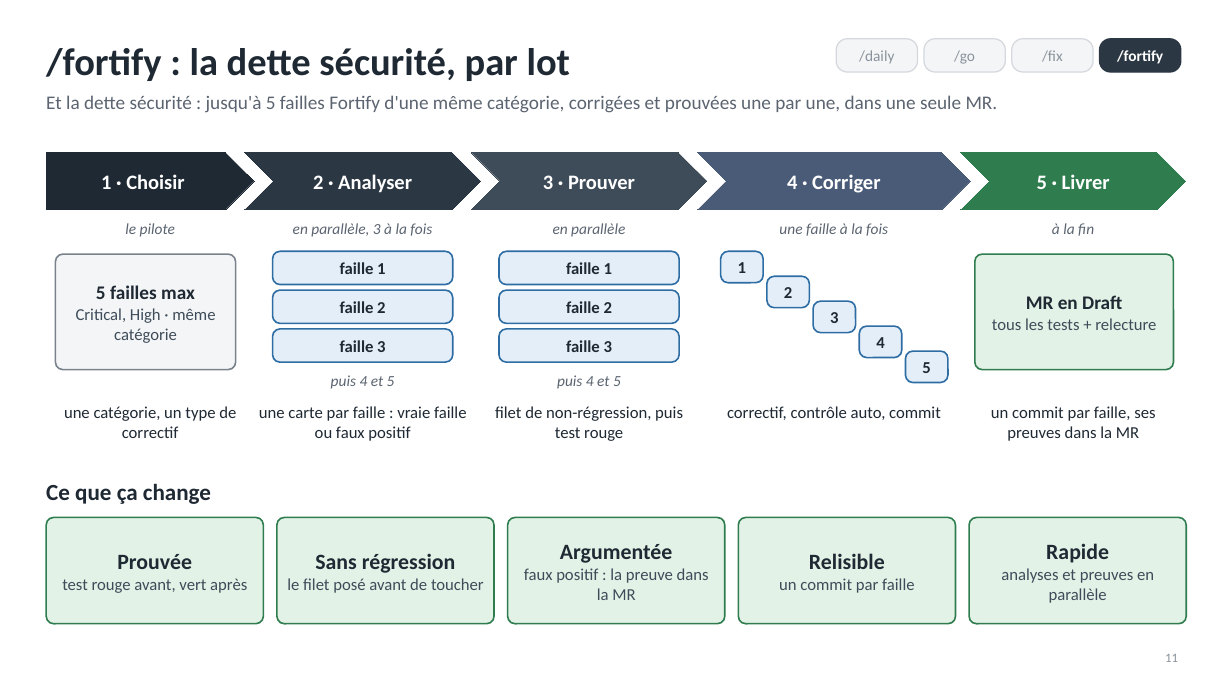
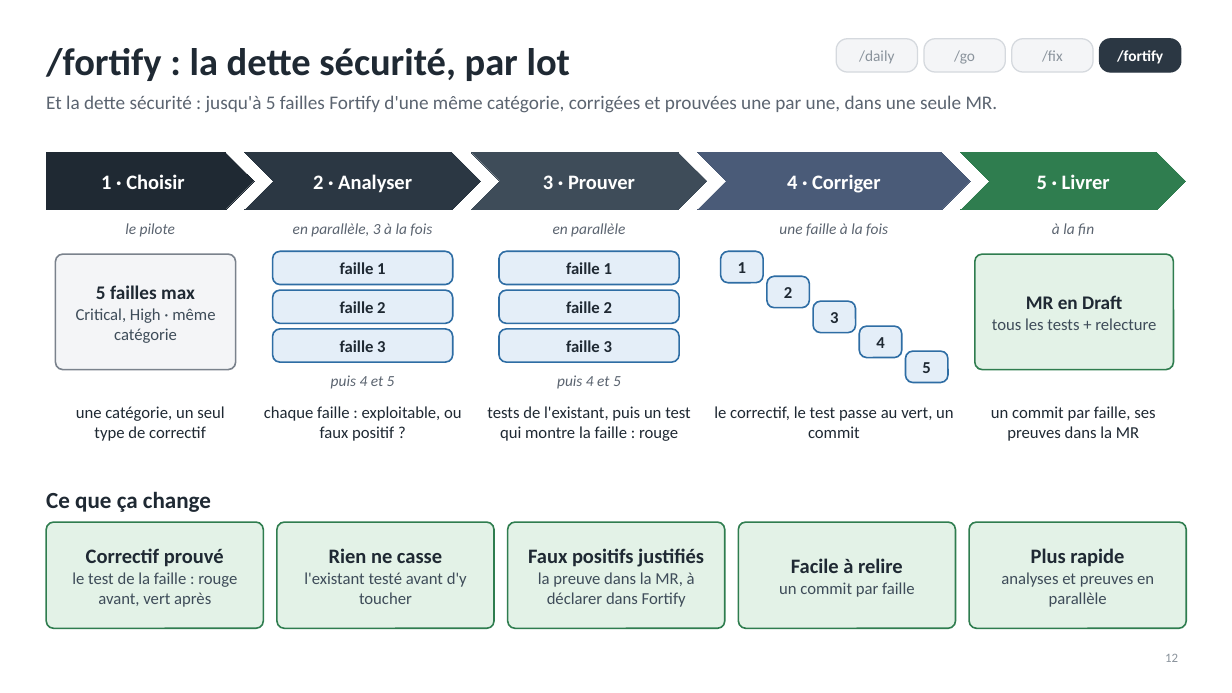
Before and after one commit to RabieDerouiche/OpenRDCode, a slide deck: slide 12 of opencode-v2/docs/presentation-tech-leads.pptx (slide 11 before the commit). Drawn at 1232x693 pixels with LibreOffice and Linux fonts; fonts in the diff are those of the drawing. Boxes give left, top, right and bottom in pixels: in the first picture for what was removed or moved away, otherwise in the second. Text is boxed around its words. In the diff, an @@ line names an element or a change of style, - is before the commit and + after.

```diff
--- a/opencode-v2/docs/presentation-tech-leads.pptx
+++ b/opencode-v2/docs/presentation-tech-leads.pptx
@@ text at box(76, 406, 224, 441): text changed @@
-une catégorie, un type de correctif
+une catégorie, un seul type de correctif
@@ text at box(264, 406, 462, 441): text changed @@
-une carte par faille : vraie faille ou faux positif
+chaque faille : exploitable, ou faux positif ?
@@ text at box(487, 406, 691, 441): text changed @@
-filet de non-régression, puis test rouge
+tests de l'existant, puis un test qui montre la faille : rouge
@@ text at box(714, 406, 954, 438): text changed @@
-correctif, contrôle auto, commit
+le correctif, le test passe au vert, un commit
@@ text "Ce que ça change": place and size @@
-text "Ce que ça change" at box(46, 483, 211, 504)
+text "Ce que ça change" at box(46, 491, 211, 512)
@@ 5 rounded rectangles: place and size @@
-5 rounded rectangles at box(46, 518, 1187, 624)
+5 rounded rectangles at box(46, 522, 1187, 628)
@@ text in rounded rectangle at box(72, 548, 237, 607): text changed @@
-Prouvée
-test rouge avant, vert après
+Correctif prouvé
+le test de la faille : rouge avant, vert après
@@ text in rounded rectangle at box(304, 548, 467, 604): text changed @@
-Sans régression
-le filet posé avant de toucher
+Rien ne casse
+l'existant testé avant d'y toucher
@@ text in rounded rectangle at box(528, 548, 704, 607): text changed @@
-Argumentée
-faux positif : la preuve dans la MR
+Faux positifs justifiés
+la preuve dans la MR, à déclarer dans Fortify
@@ text in rounded rectangle at box(791, 558, 903, 573): text changed; size 17 to 16 pt @@
-Relisible
+Facile à relire
@@ text in rounded rectangle at box(1031, 548, 1124, 567): text changed; size 17 to 16 pt @@
-Rapide
+Plus rapide
```
Also in this commit, not shown: 5 other slides changed, 1 slide added, 4 other files.
